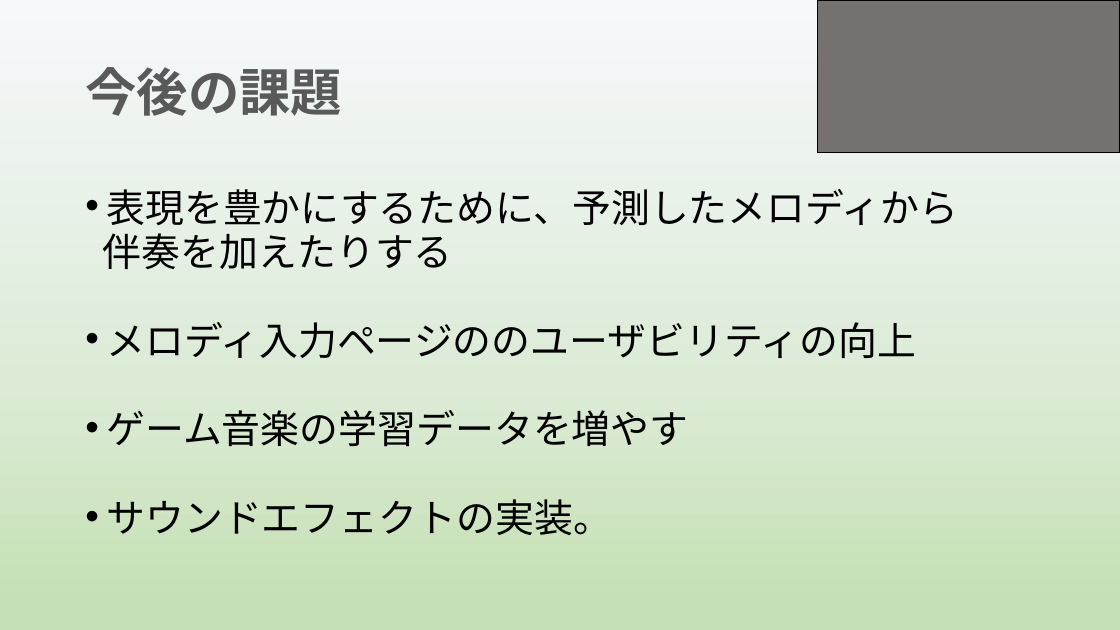
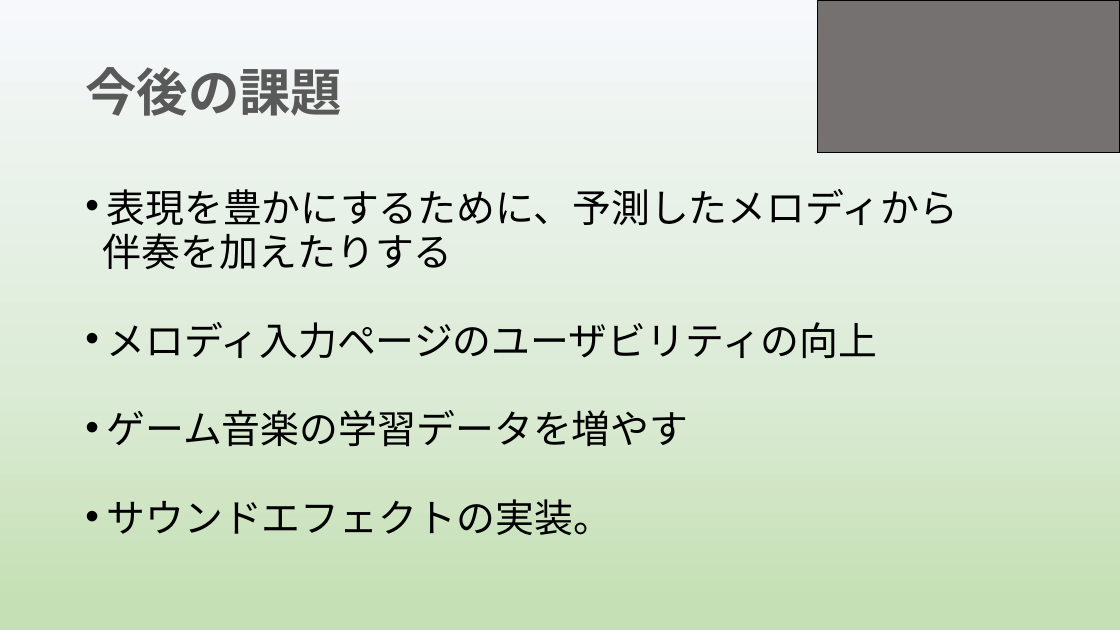
Before and after one commit to yoshitake266/bitComposer_prj, a slide deck: slide 10 of presentation/graduation/bit Composer3 .pptx. Drawn at 1120x630 pixels with LibreOffice and Linux fonts; fonts in the diff are those of the drawing. Boxes give left, top, right and bottom in pixels: in the first picture for what was removed or moved away, otherwise in the second. Text is boxed around its words. In the diff, an @@ line names an element or a change of style, - is before the commit and + after.

```diff
--- a/presentation/graduation/bit Composer3 .pptx
+++ b/presentation/graduation/bit Composer3 .pptx
@@ text at (106,322,877,358): text changed @@
-• メロディ入力ページののユーザビリティの向上
+• メロディ入力ページのユーザビリティの向上
```
Also in this commit, not shown: 1 other slide changed.
